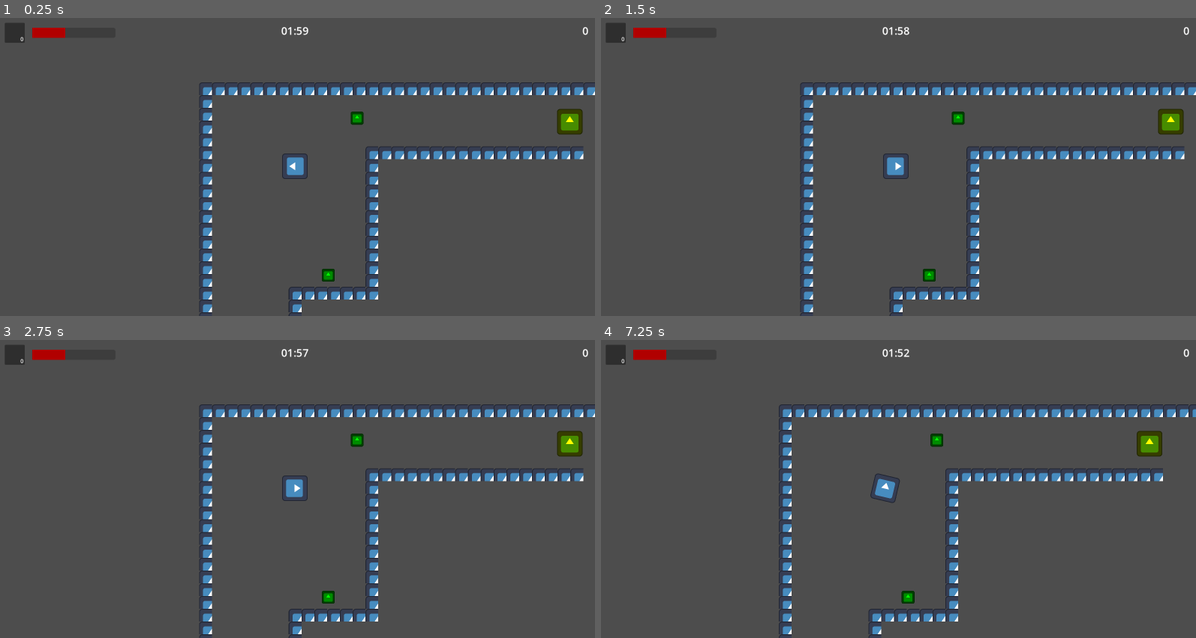
Above: before the commit, frames 1-4 (two rows, left to right).
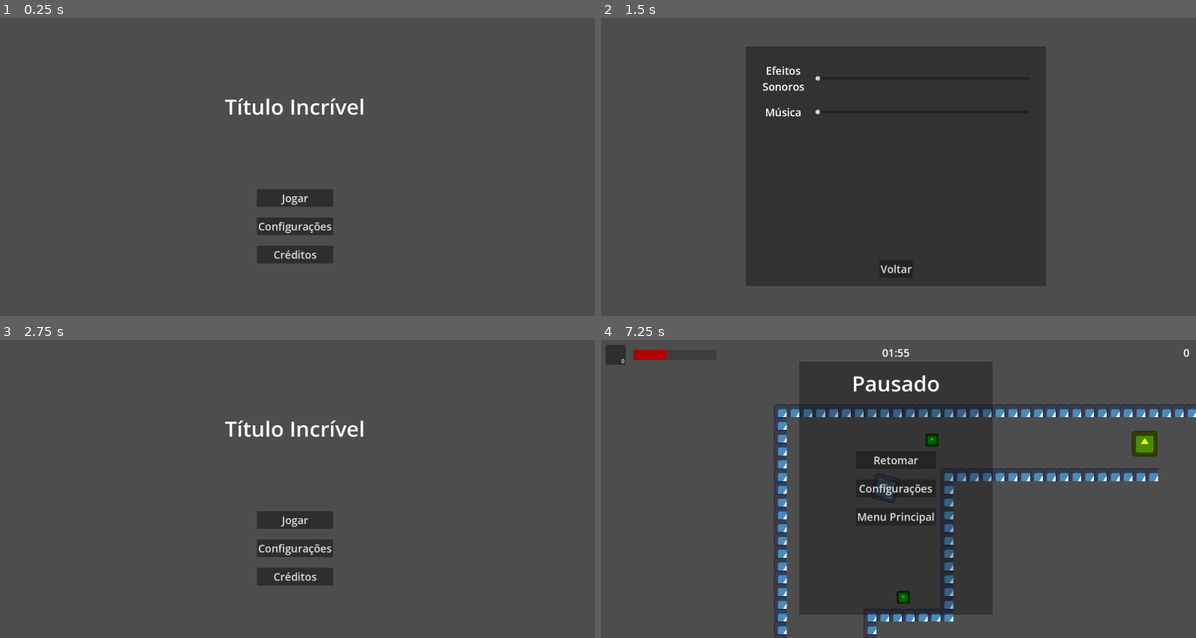
Above: after the commit, the same moments.

Repository: AltairGameStudio/Godot-Wild-Jam-93-Team-1
Game: Godot game, scene res://scenes/main_menu.tscn
Two runs of this game, one before a commit and one after it. Both use one fixed random seed, a clock stepped at 60 frames per second and the inputs below. Before the commit the project starts from res://scenes/world.tscn. The engine's default icon, where the game draws it, is replaced by a stand-in: a white triangle on a blue panel in a dark square.
Inputs (mouse positions are in pixels of both pictures, inside the frame that each line leads up to):
- Up to frame 1 (0.25 s): no input
- Up to frame 2 (1.5 s): click (898, 226) at 0.5 s, where only the run after the commit has a clickable "Configurações"; click (898, 253) at 1.25 s, where only the run after the commit has a clickable "Créditos"
- Up to frame 3 (2.75 s): click (297, 590) at 2 s, where only the run after the commit has a clickable "Voltar"
- Up to frame 4 (7.25 s): click (898, 518) at 2.75 s, where only the run after the commit has a clickable "Jogar"; tap Enter at 3.5 s; move the mouse to (1029, 474) at 3.52 s; hold D (ui_right) 3.53-4.25 s; hold E (heal) 3.53-4.25 s; click (1029, 474) at 3.67 s; drag from (773, 503) to (934, 486) at 4.27 s; move the mouse to (958, 423) at 5.02 s; hold D (ui_right) 5.03-5.75 s; hold E (heal) 5.03-5.75 s; drag from (868, 548) to (714, 444) at 5.77 s; tap Space (interact) at 6.5 s; move the mouse to (1077, 533) at 6.52 s; press the mouse at (1077, 533) at 6.53 s; hold A (ui_left) from 6.53 s (still down); tap E (heal) at 6.8 s; tap Escape (pause, bound only after the commit) at 7.15 s

The runs differ from the first frame. In frame 1, 8.5% of the frame differs, in the area x 0-100%, y 1-100%; in frame 2, 42%; in frame 3, 8.5%; in frame 4, 9.4%.

Commit message:
Adicione UI básica

Diff:
--- a/project.godot
+++ b/project.godot
@@ -11,7 +11,7 @@
 [application]
 
 config/name="WGJ#93 Time 1"
-run/main_scene="uid://2gsw8dx3io4q"
+run/main_scene="uid://bo2yv1glosdgm"
 config/features=PackedStringArray("4.6", "Forward Plus")
 config/icon="res://icon.svg"
 
@@ -86,6 +86,12 @@
 "events": [Object(InputEventKey,"resource_local_to_scene":false,"resource_name":"","device":-1,"window_id":0,"alt_press …(192 unchanged characters)…
 ]
 }
+pause={
+"deadzone": 0.2,
+"events": [Object(InputEventKey,"resource_local_to_scene":false,"resource_name":"","device":0,"window_id":0,"alt_pressed":false,"shift_pressed":false,"ctrl_pressed":false,"meta_pressed":false,"pressed":false,"keycode":0,"physical_keycode":4194305,"key_label":0,"unicode":0,"location":0,"echo":false,"script":null)
+, Object(InputEventKey,"resource_local_to_scene":false,"resource_name":"","device":-1,"window_id":0,"alt_pressed":false,"shift_pressed":false,"ctrl_pressed":false,"meta_pressed":false,"pressed":false,"keycode":0,"physical_keycode":80,"key_label":0,"unicode":112,"location":0,"echo":false,"script":null)
+]
+}
 
 [physics]
 
--- /dev/null
+++ b/scenes/game_over_screen.tscn
@@ -0,0 +1,101 @@
+[gd_scene format=3 uid="uid://buuujl3ct1quy"]
+
+[ext_resource type="Script" uid="uid://ctf0k6eywgsov" path="res://scripts/end_screen.gd" id="1_iwahs"]
+
+[node name="GameOverScreen" type="Control" unique_id=154347934]
+layout_mode = 3
+anchors_preset = 15
+anchor_right = 1.0
+anchor_bottom = 1.0
+grow_horizontal = 2
+grow_vertical = 2
+script = ExtResource("1_iwahs")
+
+[node name="ColorRect" type="ColorRect" parent="." unique_id=1496467640]
+layout_mode = 1
+anchors_preset = -1
+anchor_right = 1.0
+anchor_bottom = 1.0
+offset_left = 50.0
+offset_top = 50.0
+offset_right = -50.0
+offset_bottom = -50.0
+color = Color(0, 0, 0, 0.3019608)
+
+[node name="GameOverLabel" type="Label" parent="." unique_id=151654199]
+layout_mode = 1
+anchors_preset = -1
+anchor_left = 0.5
+anchor_top = 0.3
+anchor_right = 0.5
+anchor_bottom = 0.3
+offset_left = -174.0
+offset_top = -44.0
+offset_right = 174.0
+offset_bottom = 44.0
+grow_horizontal = 2
+theme_override_font_sizes/font_size = 64
+text = "Game Over"
+horizontal_alignment = 1
+vertical_alignment = 1
+
+[node name="ReasonLabel" type="Label" parent="." unique_id=1826031640]
+layout_mode = 1
+anchors_preset = -1
+anchor_left = 0.5
+anchor_top = 0.3
+anchor_right = 0.5
+anchor_bottom = 0.3
+offset_left = -200.0
+offset_top = 35.0
+offset_right = 200.0
+offset_bottom = 23.0
+theme_override_font_sizes/font_size = 32
+text = "Motivo"
+horizontal_alignment = 1
+vertical_alignment = 1
+
+[node name="ScoreLabel" type="Label" parent="." unique_id=1470105768]
+layout_mode = 1
+anchors_preset = -1
+anchor_left = 0.5
+anchor_top = 0.5
+anchor_right = 0.5
+anchor_bottom = 0.5
+offset_left = -20.0
+offset_top = -11.5
+offset_right = 20.0
+offset_bottom = 11.5
+grow_horizontal = 2
+grow_vertical = 2
+theme_override_font_sizes/font_size = 32
+text = "Pontos: 0"
+
+[node name="VBoxContainer" type="VBoxContainer" parent="." unique_id=1060069072]
+layout_mode = 1
+anchors_preset = -1
+anchor_left = 0.5
+anchor_top = 0.7
+anchor_right = 0.5
+anchor_bottom = 0.7
+offset_left = -20.0
+offset_top = -20.0
+offset_right = 20.0
+offset_bottom = 20.0
+grow_horizontal = 2
+grow_vertical = 2
+theme_override_constants/separation = 32
+alignment = 1
+
+[node name="RetryButton" type="Button" parent="VBoxContainer" unique_id=828509133]
+layout_mode = 2
+theme_override_font_sizes/font_size = 32
+text = "Tentar novamente"
+
+[node name="MainMenuButton" type="Button" parent="VBoxContainer" unique_id=761586223]
+layout_mode = 2
+theme_override_font_sizes/font_size = 32
+text = "Menu Principal"
+
+[connection signal="pressed" from="VBoxContainer/RetryButton" to="." method="_on_retry_button_pressed"]
+[connection signal="pressed" from="VBoxContainer/MainMenuButton" to="." method="_on_main_menu_button_pressed"]
--- a/scenes/hud.tscn
+++ b/scenes/hud.tscn
@@ -7,6 +7,9 @@
 [ext_resource type="Script" path="res://scripts/dialog_box.gd" id="5_uo2fv"]
 [ext_resource type="Script" uid="uid://swn71rn1hu8i" path="res://scripts/health_bar.gd" id="6_047uy"]
 [ext_resource type="Script" uid="uid://d1ades88sr8hc" path="res://scripts/medkit_counter.gd" id="7_5pdws"]
+[ext_resource type="PackedScene" uid="uid://buuujl3ct1quy" path="res://scenes/game_over_screen.tscn" id="6_5pdws"]
+[ext_resource type="PackedScene" uid="uid://bimjl21vj5gsa" path="res://scenes/victory_screen.tscn" id="7_hd3ao"]
+[ext_resource type="PackedScene" uid="uid://bgnlkgksr0r1a" path="res://scenes/pause_menu.tscn" id="8_hd3ao"]
 
 [sub_resource type="StyleBoxFlat" id="StyleBoxFlat_5pdws"]
 bg_color = Color(0.69411767, 0, 0, 1)
@@ -298,3 +301,15 @@
 offset_bottom = 60.0
 horizontal_alignment = 2
 script = ExtResource("7_5pdws")
+
+[node name="GameOverScreen" parent="." unique_id=154347934 instance=ExtResource("6_5pdws")]
+process_mode = 2
+visible = false
+
+[node name="VictoryScreen" parent="." unique_id=231171996 instance=ExtResource("7_hd3ao")]
+process_mode = 2
+visible = false
+
+[node name="PauseMenu" parent="." unique_id=956680066 instance=ExtResource("8_hd3ao")]
+process_mode = 2
+visible = false
--- /dev/null
+++ b/scenes/main_menu.tscn
@@ -0,0 +1,116 @@
+[gd_scene format=3 uid="uid://bo2yv1glosdgm"]
+
+[ext_resource type="Script" uid="uid://b3bp4t6fjox23" path="res://scripts/main_menu.gd" id="1_l6cm7"]
+[ext_resource type="PackedScene" uid="uid://lepbs7dswgrj" path="res://scenes/settings_screen.tscn" id="2_ekxnf"]
+
+[node name="MainMenu" type="Control" unique_id=154347934]
+process_mode = 3
+layout_mode = 3
+anchors_preset = 15
+anchor_right = 1.0
+anchor_bottom = 1.0
+grow_horizontal = 2
+grow_vertical = 2
+script = ExtResource("1_l6cm7")
+
+[node name="GameTitle" type="Label" parent="." unique_id=151654199]
+layout_mode = 1
+anchors_preset = -1
+anchor_left = 0.5
+anchor_top = 0.3
+anchor_right = 0.5
+anchor_bottom = 0.3
+offset_left = -174.0
+offset_top = -44.0
+offset_right = 174.0
+offset_bottom = 44.0
+grow_horizontal = 2
+theme_override_font_sizes/font_size = 64
+text = "Título Incrível"
+horizontal_alignment = 1
+vertical_alignment = 1
+
+[node name="VBoxContainer" type="VBoxContainer" parent="." unique_id=1060069072]
+layout_mode = 1
+anchors_preset = -1
+anchor_left = 0.5
+anchor_top = 0.7
+anchor_right = 0.5
+anchor_bottom = 0.7
+offset_left = -20.0
+offset_top = -20.0
+offset_right = 20.0
+offset_bottom = 20.0
+grow_horizontal = 2
+grow_vertical = 2
+theme_override_constants/separation = 32
+alignment = 1
+
+[node name="PlayButton" type="Button" parent="VBoxContainer" unique_id=828509133]
+layout_mode = 2
+theme_override_font_sizes/font_size = 32
+text = "Jogar"
+
+[node name="SettingsButton" type="Button" parent="VBoxContainer" unique_id=761586223]
+layout_mode = 2
+theme_override_font_sizes/font_size = 32
+text = "Configurações"
+
+[node name="CreditsButton" type="Button" parent="VBoxContainer" unique_id=77075015]
+layout_mode = 2
+theme_override_font_sizes/font_size = 32
+text = "Créditos"
+
+[node name="SettingsScreen" parent="." unique_id=758672754 instance=ExtResource("2_ekxnf")]
+visible = false
+layout_mode = 1
+
+[node name="CreditsScreen" type="ColorRect" parent="." unique_id=40780251]
+visible = false
+layout_mode = 1
+anchors_preset = -1
+anchor_left = 0.25
+anchor_top = 0.1
+anchor_right = 0.75
+anchor_bottom = 0.9
+color = Color(0.19607843, 0.19607843, 0.19607843, 1)
+
+[node name="CreditsLabel" type="Label" parent="CreditsScreen" unique_id=609988665]
+layout_mode = 1
+anchors_preset = 8
+anchor_left = 0.5
+anchor_top = 0.5
+anchor_right = 0.5
+anchor_bottom = 0.5
+offset_left = -20.0
+offset_top = -11.5
+offset_right = 20.0
+offset_bottom = 11.5
+grow_horizontal = 2
+grow_vertical = 2
+theme_override_font_sizes/font_size = 32
+text = "Programação: Pedro & Pedro
+Sound Design: Nivadra"
+horizontal_alignment = 1
+vertical_alignment = 1
+
+[node name="CreditsBackButton" type="Button" parent="CreditsScreen" unique_id=1326464007]
+layout_mode = 1
+anchors_preset = 7
+anchor_left = 0.5
+anchor_top = 1.0
+anchor_right = 0.5
+anchor_bottom = 1.0
+offset_left = -50.5
+offset_top = -78.0
+offset_right = 50.5
+offset_bottom = -25.0
+grow_horizontal = 2
+grow_vertical = 0
+theme_override_font_sizes/font_size = 32
+text = "Voltar"
+
+[connection signal="pressed" from="VBoxContainer/PlayButton" to="." method="_on_play_button_pressed"]
+[connection signal="pressed" from="VBoxContainer/SettingsButton" to="." method="_on_settings_button_pressed"]
+[connection signal="pressed" from="VBoxContainer/CreditsButton" to="." method="_on_credits_button_pressed"]
+[connection signal="pressed" from="CreditsScreen/CreditsBackButton" to="." method="_on_credits_back_button_pressed"]
--- /dev/null
+++ b/scenes/pause_menu.tscn
@@ -0,0 +1,80 @@
+[gd_scene format=3 uid="uid://bgnlkgksr0r1a"]
+
+[ext_resource type="Script" uid="uid://clshnwdsgaep7" path="res://scripts/pause_menu.gd" id="1_myx47"]
+[ext_resource type="PackedScene" uid="uid://lepbs7dswgrj" path="res://scenes/settings_screen.tscn" id="2_kukqi"]
+
+[node name="PauseMenu" type="Control" unique_id=956680066]
+layout_mode = 3
+anchors_preset = 15
+anchor_right = 1.0
+anchor_bottom = 1.0
+grow_horizontal = 2
+grow_vertical = 2
+script = ExtResource("1_myx47")
+
+[node name="ColorRect" type="ColorRect" parent="." unique_id=1682234798]
+layout_mode = 1
+anchors_preset = -1
+anchor_left = 0.35
+anchor_top = 0.1
+anchor_right = 0.65
+anchor_bottom = 0.9
+offset_left = -20.0
+offset_top = -20.0
+offset_right = 20.0
+offset_bottom = 20.0
+grow_horizontal = 2
+grow_vertical = 2
+color = Color(0, 0, 0, 0.3019608)
+
+[node name="PauseLabel" type="Label" parent="." unique_id=1701533708]
+layout_mode = 1
+anchors_preset = -1
+anchor_left = 0.5
+anchor_top = 0.1
+anchor_right = 0.5
+anchor_bottom = 0.1
+offset_left = -66.0
+offset_right = 66.0
+offset_bottom = 45.0
+grow_horizontal = 2
+theme_override_font_sizes/font_size = 64
+text = "Pausado"
+
+[node name="VBoxContainer" type="VBoxContainer" parent="." unique_id=244364459]
+layout_mode = 1
+anchors_preset = 8
+anchor_left = 0.5
+anchor_top = 0.5
+anchor_right = 0.5
+anchor_bottom = 0.5
+offset_left = -20.0
+offset_top = -20.0
+offset_right = 20.0
+offset_bottom = 20.0
+grow_horizontal = 2
+grow_vertical = 2
+theme_override_constants/separation = 32
+
+[node name="ResumeButton" type="Button" parent="VBoxContainer" unique_id=1074519259]
+layout_mode = 2
+theme_override_font_sizes/font_size = 32
+text = "Retomar"
+
+[node name="SettingsButton" type="Button" parent="VBoxContainer" unique_id=2019095899]
+layout_mode = 2
+theme_override_font_sizes/font_size = 32
+text = "Configurações"
+
+[node name="MainMenuButton" type="Button" parent="VBoxContainer" unique_id=685292560]
+layout_mode = 2
+theme_override_font_sizes/font_size = 32
+text = "Menu Principal"
+
+[node name="SettingsScreen" parent="." unique_id=758672754 instance=ExtResource("2_kukqi")]
+visible = false
+layout_mode = 1
+
+[connection signal="pressed" from="VBoxContainer/ResumeButton" to="." method="_on_resume_button_pressed"]
+[connection signal="pressed" from="VBoxContainer/SettingsButton" to="." method="_on_settings_button_pressed"]
+[connection signal="pressed" from="VBoxContainer/MainMenuButton" to="." method="_on_main_menu_button_pressed"]
--- /dev/null
+++ b/scenes/settings_screen.tscn
@@ -0,0 +1,72 @@
+[gd_scene format=3 uid="uid://lepbs7dswgrj"]
+
+[ext_resource type="Script" uid="uid://dfn1lsb4inhte" path="res://scripts/settings_screen.gd" id="1_srqes"]
+
+[node name="SettingsScreen" type="ColorRect" unique_id=758672754]
+anchors_preset = -1
+anchor_left = 0.25
+anchor_top = 0.1
+anchor_right = 0.75
+anchor_bottom = 0.9
+color = Color(0.19607843, 0.19607843, 0.19607843, 1)
+script = ExtResource("1_srqes")
+
+[node name="GridContainer" type="GridContainer" parent="." unique_id=345318632]
+layout_mode = 1
+anchors_preset = -1
+anchor_right = 1.0
+anchor_bottom = 1.0
+offset_left = 50.0
+offset_top = 50.0
+offset_right = -50.0
+offset_bottom = -50.0
+grow_horizontal = 2
+grow_vertical = 2
+theme_override_constants/h_separation = 32
+theme_override_constants/v_separation = 32
+columns = 2
+
+[node name="VFXLabel" type="Label" parent="GridContainer" unique_id=2039602798]
+layout_mode = 2
+theme_override_font_sizes/font_size = 32
+text = "Efeitos
+Sonoros"
+horizontal_alignment = 1
+vertical_alignment = 1
+
+[node name="VFXSlider" type="HSlider" parent="GridContainer" unique_id=32540723]
+layout_mode = 2
+size_flags_horizontal = 3
+size_flags_vertical = 4
+ticks_on_borders = true
+
+[node name="MusicLabel" type="Label" parent="GridContainer" unique_id=239025974]
+layout_mode = 2
+theme_override_font_sizes/font_size = 32
+text = "Música"
+horizontal_alignment = 1
+vertical_alignment = 1
+
+[node name="MusicSlider" type="HSlider" parent="GridContainer" unique_id=1887503695]
+layout_mode = 2
+size_flags_horizontal = 3
+size_flags_vertical = 4
+ticks_on_borders = true
+
+[node name="SettingsBackButton" type="Button" parent="." unique_id=382880186]
+layout_mode = 1
+anchors_preset = 7
+anchor_left = 0.5
+anchor_top = 1.0
+anchor_right = 0.5
+anchor_bottom = 1.0
+offset_left = -50.5
+offset_top = -78.0
+offset_right = 50.5
+offset_bottom = -25.0
+grow_horizontal = 2
+grow_vertical = 0
+theme_override_font_sizes/font_size = 32
+text = "Voltar"
+
+[connection signal="pressed" from="SettingsBackButton" to="." method="_on_settings_back_button_pressed"]
--- /dev/null
+++ b/scenes/victory_screen.tscn
@@ -0,0 +1,85 @@
+[gd_scene format=3 uid="uid://bimjl21vj5gsa"]
+
+[ext_resource type="Script" uid="uid://ctf0k6eywgsov" path="res://scripts/end_screen.gd" id="1_ujlt3"]
+
+[node name="VictoryScreen" type="Control" unique_id=154347934]
+layout_mode = 3
+anchors_preset = 15
+anchor_right = 1.0
+anchor_bottom = 1.0
+grow_horizontal = 2
+grow_vertical = 2
+script = ExtResource("1_ujlt3")
+
+[node name="ColorRect" type="ColorRect" parent="." unique_id=1496467640]
+layout_mode = 1
+anchors_preset = -1
+anchor_right = 1.0
+anchor_bottom = 1.0
+offset_left = 50.0
+offset_top = 50.0
+offset_right = -50.0
+offset_bottom = -50.0
+color = Color(0, 0, 0, 0.3019608)
+
+[node name="VictoryLabel" type="Label" parent="." unique_id=151654199]
+layout_mode = 1
+anchors_preset = -1
+anchor_left = 0.5
+anchor_top = 0.3
+anchor_right = 0.5
+anchor_bottom = 0.3
+offset_left = -174.0
+offset_top = -44.0
+offset_right = 174.0
+offset_bottom = 44.0
+grow_horizontal = 2
+theme_override_font_sizes/font_size = 64
+text = "Parabéns!"
+horizontal_alignment = 1
+vertical_alignment = 1
+
+[node name="ScoreLabel" type="Label" parent="." unique_id=1470105768]
+layout_mode = 1
+anchors_preset = -1
+anchor_left = 0.5
+anchor_top = 0.5
+anchor_right = 0.5
+anchor_bottom = 0.5
+offset_left = -20.0
+offset_top = -11.5
+offset_right = 20.0
+offset_bottom = 11.5
+grow_horizontal = 2
+grow_vertical = 2
+theme_override_font_sizes/font_size = 32
+text = "Pontos: 0"
+
+[node name="VBoxContainer" type="VBoxContainer" parent="." unique_id=1060069072]
+layout_mode = 1
+anchors_preset = -1
+anchor_left = 0.5
+anchor_top = 0.7
+anchor_right = 0.5
+anchor_bottom = 0.7
+offset_left = -20.0
+offset_top = -20.0
+offset_right = 20.0
+offset_bottom = 20.0
+grow_horizontal = 2
+grow_vertical = 2
+theme_override_constants/separation = 32
+alignment = 1
+
+[node name="RetryButton" type="Button" parent="VBoxContainer" unique_id=828509133]
+layout_mode = 2
+theme_override_font_sizes/font_size = 32
+text = "Tentar novamente"
+
+[node name="MainMenuButton" type="Button" parent="VBoxContainer" unique_id=761586223]
+layout_mode = 2
+theme_override_font_sizes/font_size = 32
+text = "Menu Principal"
+
+[connection signal="pressed" from="VBoxContainer/RetryButton" to="." method="_on_retry_button_pressed"]
+[connection signal="pressed" from="VBoxContainer/MainMenuButton" to="." method="_on_main_menu_button_pressed"]
--- /dev/null
+++ b/scripts/end_screen.gd
@@ -0,0 +1,13 @@
+extends Control
+
+func fade_in() -> void:
+	modulate.a = 0.0
+	visible = true
+	create_tween().tween_property(self, "modulate:a", 1.0, 0.5)
+
+func _on_retry_button_pressed() -> void:
+	get_tree().reload_current_scene()
+	GameManager.start_game()
+
+func _on_main_menu_button_pressed() -> void:
+	get_tree().change_scene_to_file("res://scenes/main_menu.tscn")
--- a/scripts/game_manager.gd
+++ b/scripts/game_manager.gd
@@ -21,9 +21,17 @@
 		time_remaining = 0.0
 		end_game("O seu tempo acabou.")
 
+func start_game() -> void:
+	time_remaining = total_time
+	points = 0
+	is_game_over = false
+	get_tree().paused = false
+
 func end_game(reason: String) -> void:
 	is_game_over = true
-	print("GAME OVER: ", reason)
+	$/root/World/HUD/GameOverScreen/ReasonLabel.text = reason
+	$/root/World/HUD/GameOverScreen/ScoreLabel.text = "Pontos: " + str(points)
+	$/root/World/HUD/GameOverScreen.fade_in()
 
 	get_tree().paused = true
 
--- /dev/null
+++ b/scripts/main_menu.gd
@@ -0,0 +1,21 @@
+extends Control
+
+var game_scene = load("res://scenes/world.tscn")
+
+func _on_play_button_pressed() -> void:
+	GameManager.start_game()
+	var error = get_tree().change_scene_to_packed(game_scene)
+	if error != OK:
+		print("Erro ao carregar a cena do jogo: ", error)
+
+func _on_settings_button_pressed() -> void:
+	$SettingsScreen.visible = true
+
+func _on_credits_button_pressed() -> void:
+	$CreditsScreen.visible = true
+
+func _on_settings_back_button_pressed() -> void:
+	$SettingsScreen.visible = false
+
+func _on_credits_back_button_pressed() -> void:
+	$CreditsScreen.visible = false
--- /dev/null
+++ b/scripts/pause_menu.gd
@@ -0,0 +1,23 @@
+extends Control
+
+func pause() -> void:
+	visible = true
+	get_tree().paused = true
+
+func resume() -> void:
+	visible = false
+	get_tree().paused = false
+
+func _input(event: InputEvent) -> void:
+	if event.is_action_pressed("pause"):
+		resume()
+		get_viewport().set_input_as_handled()
+
+func _on_resume_button_pressed() -> void:
+	resume()
+
+func _on_settings_button_pressed() -> void:
+	$SettingsScreen.visible = true
+
+func _on_main_menu_button_pressed() -> void:
+	get_tree().change_scene_to_file("res://scenes/main_menu.tscn")
--- a/scripts/player.gd
+++ b/scripts/player.gd
@@ -72,6 +72,9 @@
 	if event.is_action_released("heal"):
 		stop_healing()
 
+	if event.is_action_pressed("pause"):
+		$/root/World/HUD/PauseMenu.pause()
+
 func shoot() -> void:
 	# Trava a arma temporariamente
 	can_shoot = false
@@ -129,7 +132,7 @@
 
 	if current_health <= 0:
 		print("VOCÊ MORREU! Fim de jogo.")
-		get_tree().paused = true
+		GameManager.end_game("Você foi morto.")
 
 func start_healing() -> void:
 	is_healing = true
--- /dev/null
+++ b/scripts/settings_screen.gd
@@ -0,0 +1,4 @@
+extends Control
+
+func _on_settings_back_button_pressed() -> void:
+	visible = false
Not shown, added: scripts/end_screen.gd.uid
Not shown, added: scripts/main_menu.gd.uid
Not shown, added: scripts/pause_menu.gd.uid
Not shown, added: scripts/settings_screen.gd.uid
